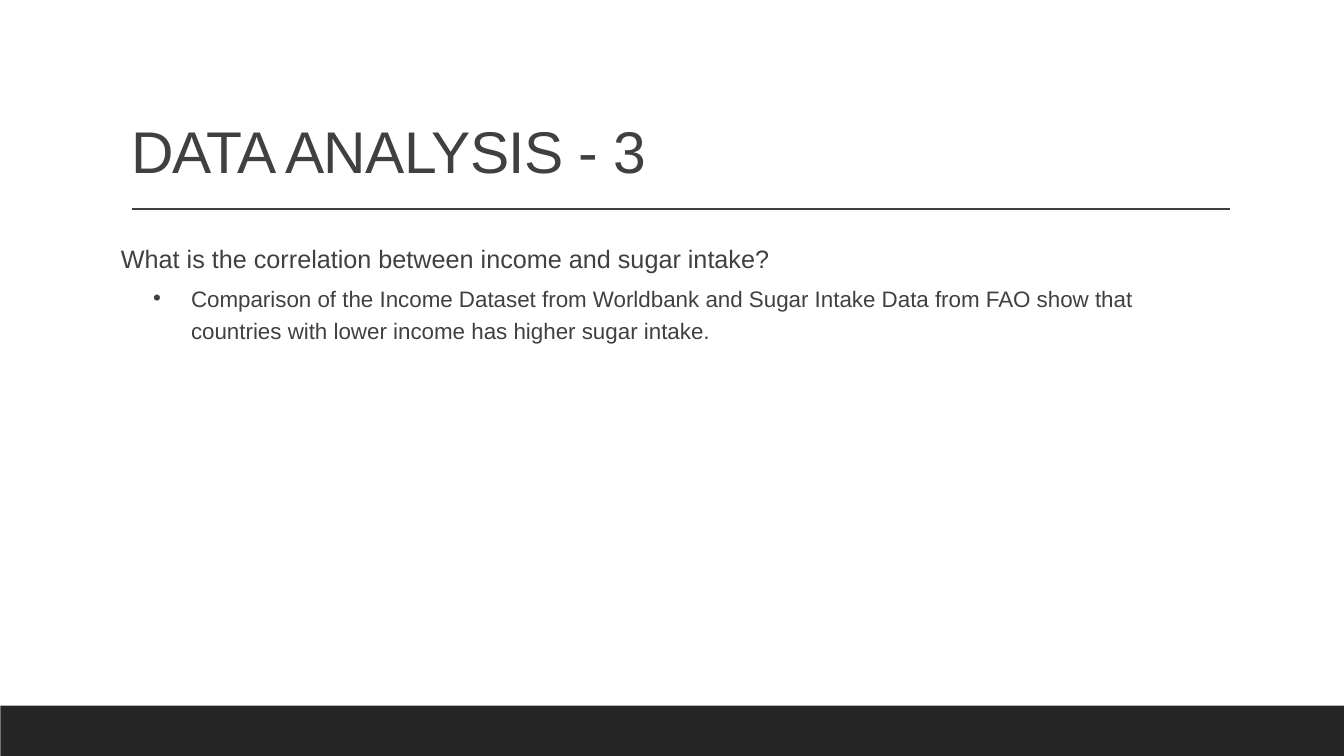
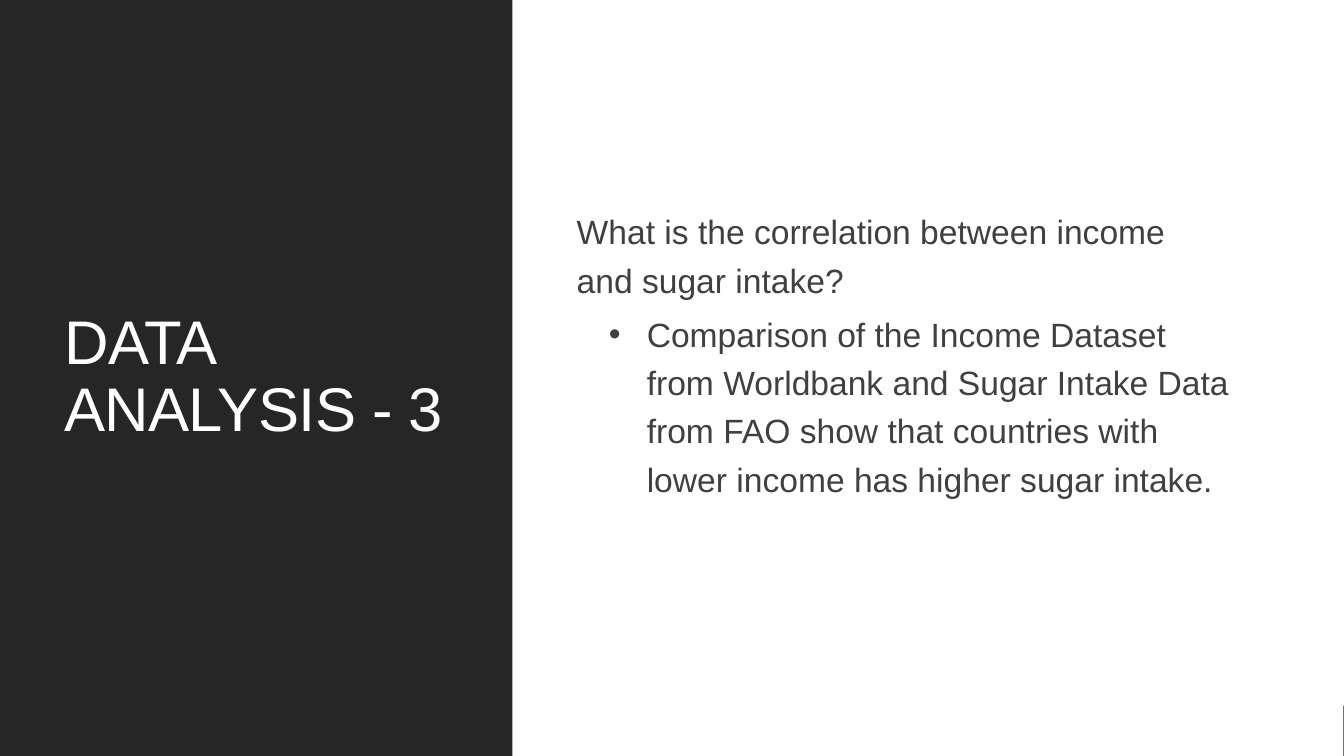
Before and after one commit to cbeachey/project1_influencers, a slide deck: slide 12 of Effects of Sugar Consumption.pptx (slide 10 before the commit). Drawn at 1344x756 pixels with LibreOffice and Linux fonts; fonts in the diff are those of the drawing. Boxes give left, top, right and bottom in pixels: in the first picture for what was removed or moved away, otherwise in the second. Text is boxed around its words. In the diff, an @@ line names an element or a change of style, - is before the commit and + after.

```diff
--- a/Effects of Sugar Consumption.pptx
+++ b/Effects of Sugar Consumption.pptx
@@ rectangle added at (x1=0, y1=0, x2=1344, y2=756), fill #FFFFFF @@
@@ rectangle added at (x1=0, y1=0, x2=512, y2=756), fill #262626 @@
@@ title "DATA ANALYSIS - 3" moved from (x1=131, y1=132, x2=646, y2=174) to (x1=64, y1=321, x2=442, y2=432) @@
@@ title "DATA ANALYSIS - 3" at (x1=64, y1=321, x2=442, y2=432): size 42 to 44 pt, text colour #404040 to #FFFFFF; vertical alignment bottom to middle @@
@@ text "What is the correlation between ..." moved from (x1=121, y1=249, x2=1132, y2=344) to (x1=577, y1=219, x2=1229, y2=499) @@
@@ text "What is the correlation between ..." at (x1=577, y1=219, x2=1229, y2=499): size 18 to 24 pt in "What is the correlation between income and ..."; size 16 to 24 pt in "Comparison of the Income Dataset from Worldbank ..."; vertical alignment top to middle @@
@@ line removed from (132, 210) to (1231, 210) @@
```
Also in this commit, not shown: 4 other slides changed, 2 slides added, 5 other files.
